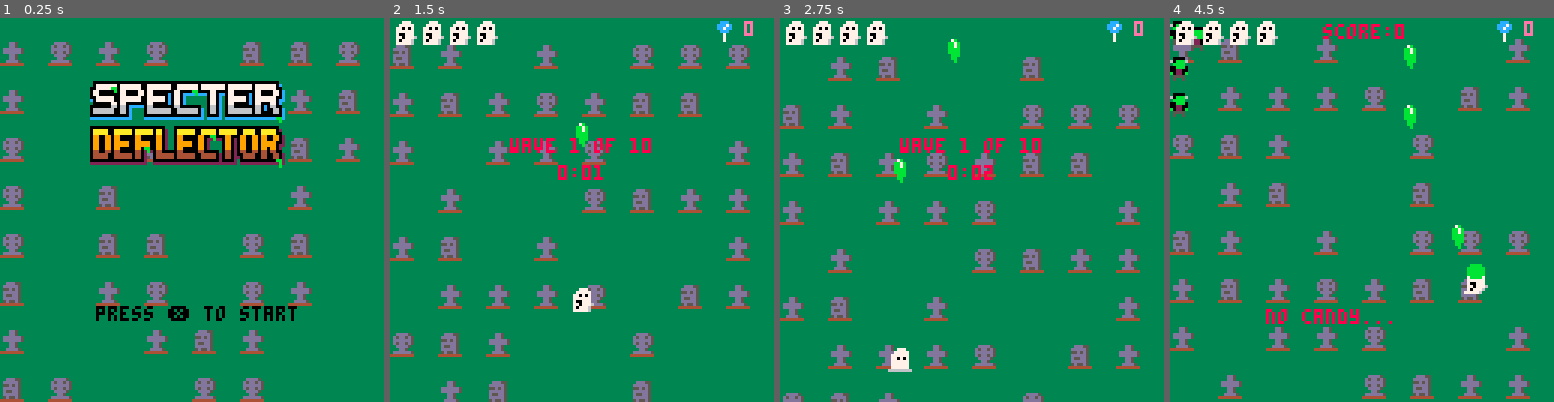
Above: before the commit, frames 1-4 (left to right).
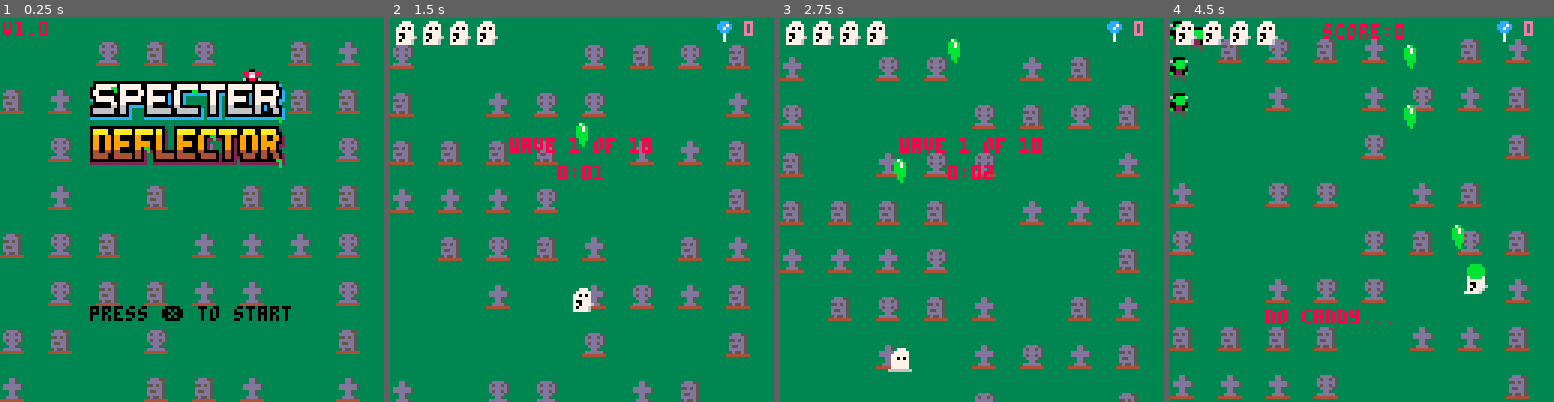
Above: after the commit, the same moments.

Repository: st0k3r/specter_deflector
Game: PICO-8 cartridge specter_deflector.p8
Same seed, same stepped clock (60 frames per second), same inputs: the game is played once before the commit and once after it.
Inputs:
- Up to frame 1 (0.25 s): no input
- Up to frame 2 (1.5 s): tap O (Z key) at 0.33, 0.7, 1.43 s; tap X (X key) at 1.07 s
- Up to frame 3 (2.75 s): hold Left 1.97-2.37 s; tap X (X key) at 2.07, 2.4, 2.73 s; tap O (Z key) at 2.22 s; hold Down from 2.42 s (still down)
- Up to frame 4 (4.5 s): release Down at 2.82 s; hold Right 2.87-3.53 s; tap X (X key) every 0.33 s from 3.07 to 4.4 s; tap O (Z key) at 3.1, 3.98 s; hold Up 3.58-4.08 s; hold Right from 4.13 s (still down)

The runs differ from the first frame. In frame 1, 12% of the frame differs, in the area x 0-94%, y 0-100%; in frame 2, 11%; in frame 3, 10%; in frame 4, 11%.

Commit message:
Add version variable, peaking character, and fix centering on start screen

Diff:
--- a/main.lua
+++ b/main.lua
@@ -22,8 +22,12 @@
 	hightime=dget(1)
 	mode="start"
 	t=0
+	version="v1.0"
 	shake=0
 	flash=0
+	peaker_spr_array={2,13,22,26}
+	peaker_spr=rnd(peaker_spr_array)
+	peakerx=80
 	music(8)
 	set_transparency()
 	randpos()
@@ -568,7 +572,11 @@
 function draw_start()
 	cls(3)
 	draw_graveyard()
+
+	print(version,1,1,8)
+	spr(peaker_spr, peakerx, 19+sin(time()/3)*4)
 	spr(135, 27, 20, 9, 4)
+
 	if highscore>0 then
 		center_print("high score:",64,56,8)
 		center_print(make_score(highscore),64,64,8)
@@ -577,7 +585,7 @@
 		center_print("high time:",64,72,8)
 		center_print(format_time(hightime),64,80,8)
 	end
-	center_print("press ❎ to start",64,96,blink())
+	print("press ❎ to start",30,96,blink())
 end
 
 --draws game over / win screen - called when mode is "over" or "win"
